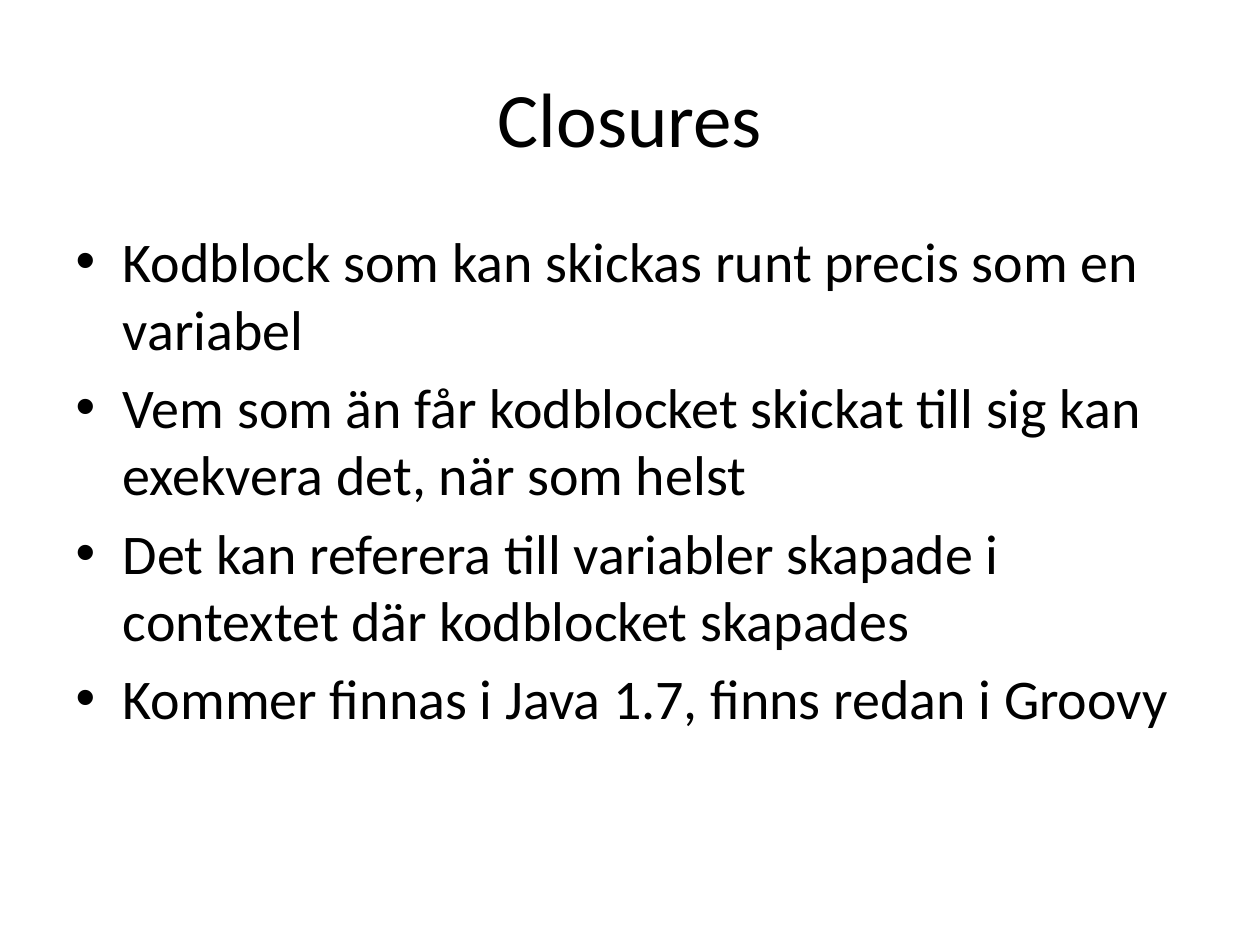
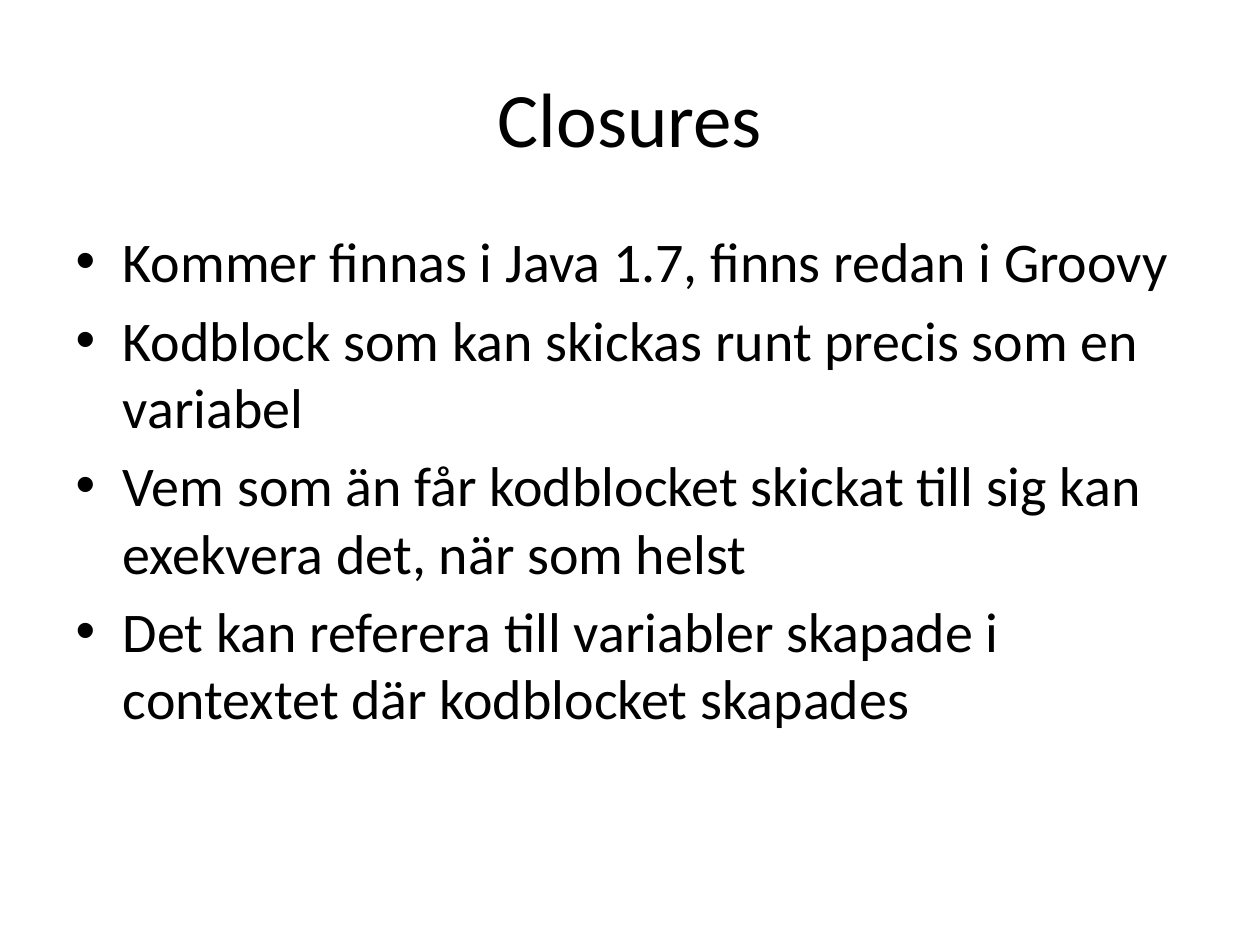
Before and after one commit to me97esn/groovyseminarium, a slide deck: slide 10 of groovyseminarie/dokument/groovyseminarium_source.pptx (slide 6 before the commit). Drawn at 1260x945 pixels with LibreOffice and Linux fonts; fonts in the diff are those of the drawing. Boxes give left, top, right and bottom in pixels: in the first picture for what was removed or moved away, otherwise in the second. Text is boxed around its words. In the diff, an @@ line names an element or a change of style, - is before the commit and + after.

```diff
--- a/groovyseminarie/dokument/groovyseminarium_source.pptx
+++ b/groovyseminarie/dokument/groovyseminarium_source.pptx
@@ text at <box>123,243,1168,291</box>: paragraph added @@
+• Kommer finnas i Java 1.7, finns redan i Groovy
@@ text at <box>123,680,1168,728</box>: paragraph removed @@
-• Kommer finnas i Java 1.7, finns redan i Groovy
```
Also in this commit, not shown: 3 other slides changed, 5 slides added, 2 other files.
